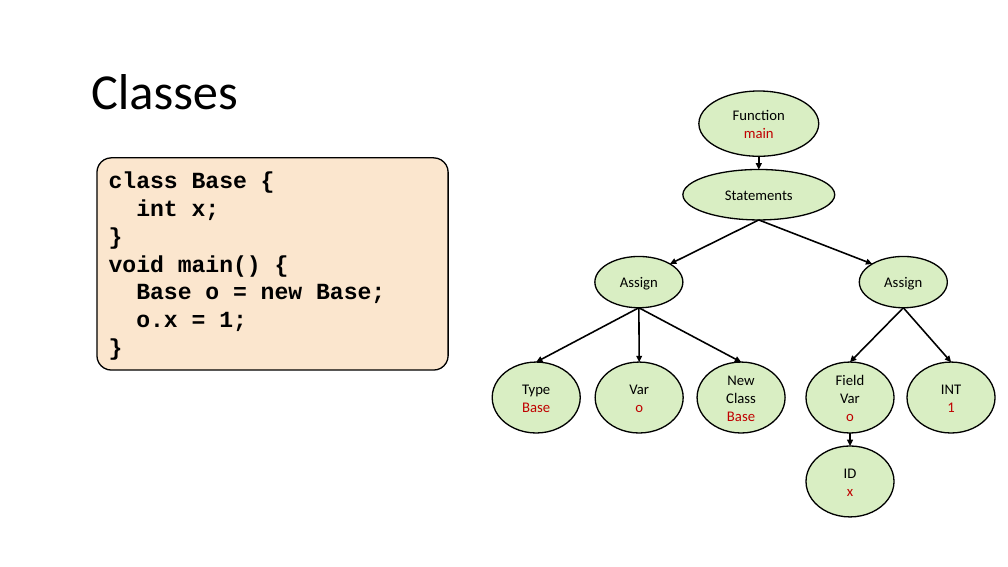
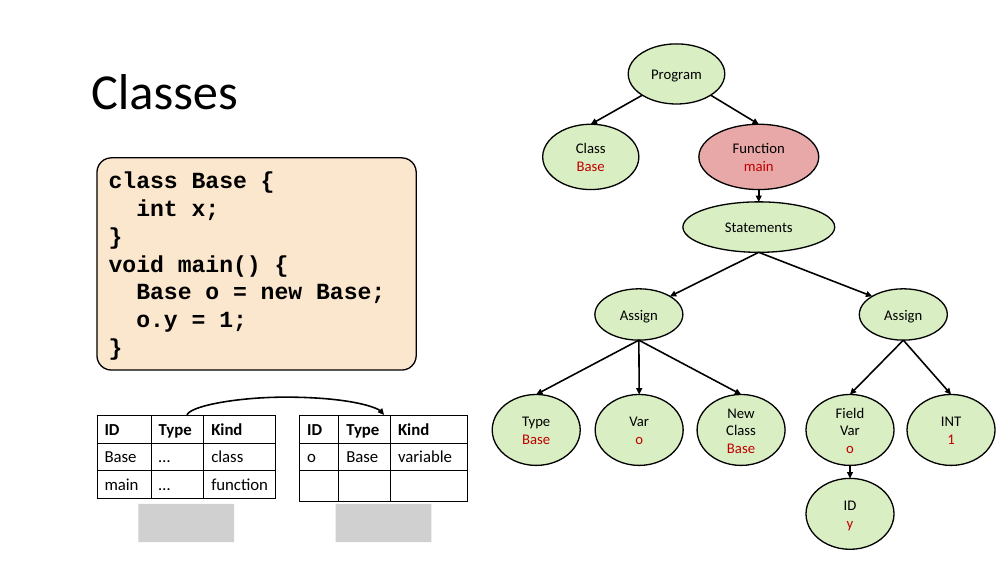
Before and after one commit to nivshani/compilation, a slide deck: slide 90 of slides/semantic.pptx (slide 88 before the commit). Drawn at 1008x567 pixels with LibreOffice and Linux fonts; fonts in the diff are those of the drawing; grey boxes stand for pictures. Boxes give left, top, right and bottom in pixels: in the first picture for what was removed or moved away, otherwise in the second. Text is boxed around its words. In the diff, an @@ line names an element or a change of style, - is before the commit and + after.

```diff
--- a/slides/semantic.pptx
+++ b/slides/semantic.pptx
@@ ellipse added at [628,44,725,104], fill #92D050 at 34% opacity, outline #000000 1.25 pt, 14 pt, text #000000 @@
+Program
@@ arrow added from (643, 95) to (591, 124), #000000 1.5 pt @@
@@ arrow added from (711, 95) to (759, 124), #000000 1.5 pt @@
@@ ellipse added at [543,124,639,189], fill #92D050 at 34% opacity, outline #000000 1.25 pt, 14 pt, text #000000 @@
+Class
+Base
@@ ellipse "Function" at [699,124,819,189]: fill #92D050 at 34% opacity to #C00000 at 34% opacity @@
@@ rounded rectangle "class Base {": place and size @@
-rounded rectangle "class Base {" at [97,158,448,371]
+rounded rectangle "class Base {" at [97,158,416,371]
@@ 6 arrows: place and size @@
-6 arrows at [536,157,951,362]
+6 arrows at [536,189,951,395]
@@ text in rounded rectangle at [136,311,247,332]: text changed @@
-o.x = 1;
+o.y = 1;
@@ table added at [97,415,276,498], 3 rows, 3 columns @@
+ID | Type | Kind
+Base | … | class
+main | … | function
@@ curved arrow added from (187, 416) to (384, 415), #000000 1.5 pt @@
@@ table added at [299,415,467,501], 3 rows, 3 columns @@
+ID | Type | Kind
+o | Base | variable
+ |  | 
@@ 10 ellipses, 3 arrows: place and size @@
-10 ellipses, 3 arrows at [492,91,995,517]
+10 ellipses, 3 arrows at [492,124,995,550]
@@ picture added at [138,504,234,542] @@
@@ picture added at [336,504,432,542] @@
@@ text in ellipse at [847,521,854,531]: text changed @@
-x
+y
```
Also in this commit, not shown: 12 other slides changed, 10 slides added, 8 slides removed, 1 other file.
